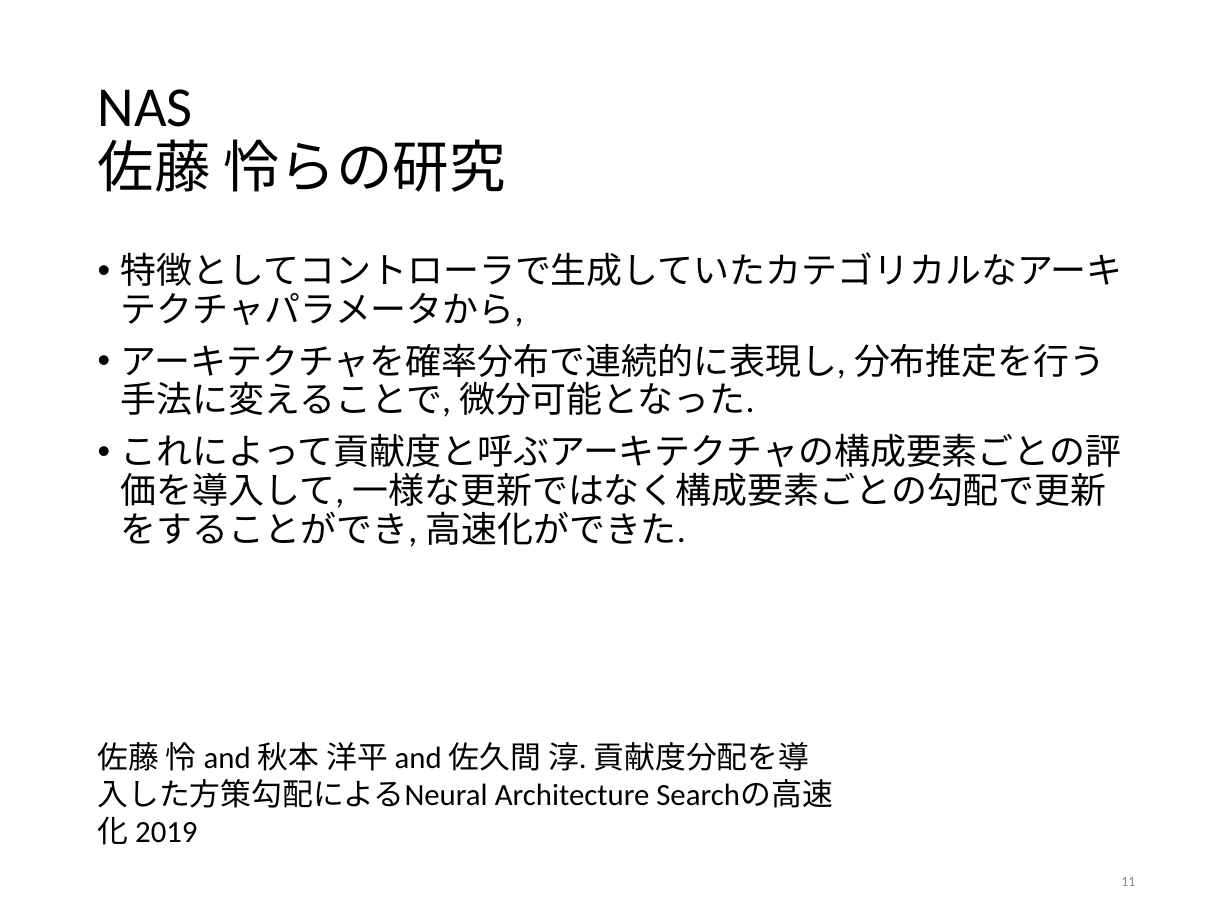
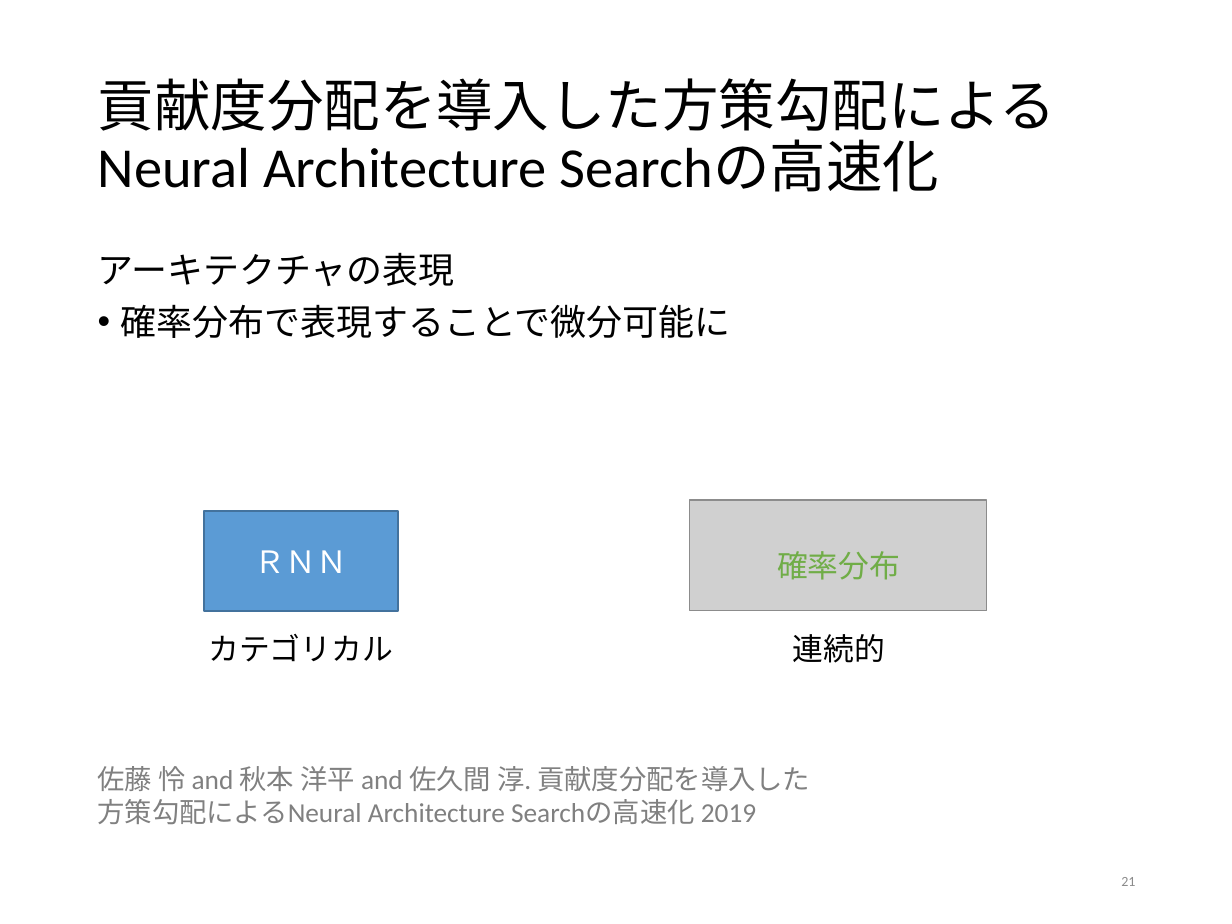
Before and after one commit to tatsuya-sugiyama/WeeklyReport, a slide deck: slide 21 of report/2020前期/2020sugiyama.pptx (slide 11 before the commit). Drawn at 1232x924 pixels with LibreOffice and Linux fonts; fonts in the diff are those of the drawing; grey boxes stand for pictures. Boxes give left, top, right and bottom in pixels: in the first picture for what was removed or moved away, otherwise in the second. Text is boxed around its words. In the diff, an @@ line names an element or a change of style, - is before the commit and + after.

```diff
--- a/report/2020前期/2020sugiyama.pptx
+++ b/report/2020前期/2020sugiyama.pptx
@@ title at <box>98,78,1056,192</box>: text changed @@
-NAS
-佐藤 怜らの研究
+貢献度分配を導入した方策勾配によるNeural Architecture Searchの高速化
@@ text at <box>98,252,731,338</box>: text changed @@
-• 特徴としてコントローラで生成していたカテゴリカルなアーキテクチャパラメータから,
-• アーキテクチャを確率分布で連続的に表現し, 分布推定を行う手法に変えることで, 微分可能となった.
-• これによって貢献度と呼ぶアーキテクチャの構成要素ごとの評価を導入して, 一様な更新ではなく構成要素ごとの勾配で更新をすることができ, 高速化ができた.
+アーキテクチャの表現
+• 確率分布で表現することで微分可能に
@@ picture added at <box>690,500,987,611</box> @@
@@ rectangle added at <box>203,511,398,611</box>, fill #5B9BD5, outline #43739E 1 pt, 18 pt, text #FFFFFF @@
+ＲＮＮ
@@ text added at <box>777,551,900,580</box>, 18 pt, text #70AD47 @@
+確率分布
@@ text added at <box>208,634,393,662</box>, 18 pt, text #000000 @@
+カテゴリカル
@@ text added at <box>792,634,884,663</box>, 18 pt, text #000000 @@
+連続的
@@ text "佐藤 怜 and 秋本 洋平 ...": place and size @@
-text "佐藤 怜 and 秋本 洋平 ..." at <box>97,742,810,843</box>
+text "佐藤 怜 and 秋本 洋平 ..." at <box>97,766,810,824</box>
@@ text "佐藤 怜 and 秋本 洋平 ..." at <box>97,766,810,824</box>: size 18 to 16 pt, text colour #000000 to #808080 @@
@@ page number at <box>1121,877,1135,886</box>: text changed @@
-11
+21
```
Also in this commit, not shown: 20 other slides changed, 23 slides added, 3 slides removed, 3 other files.
